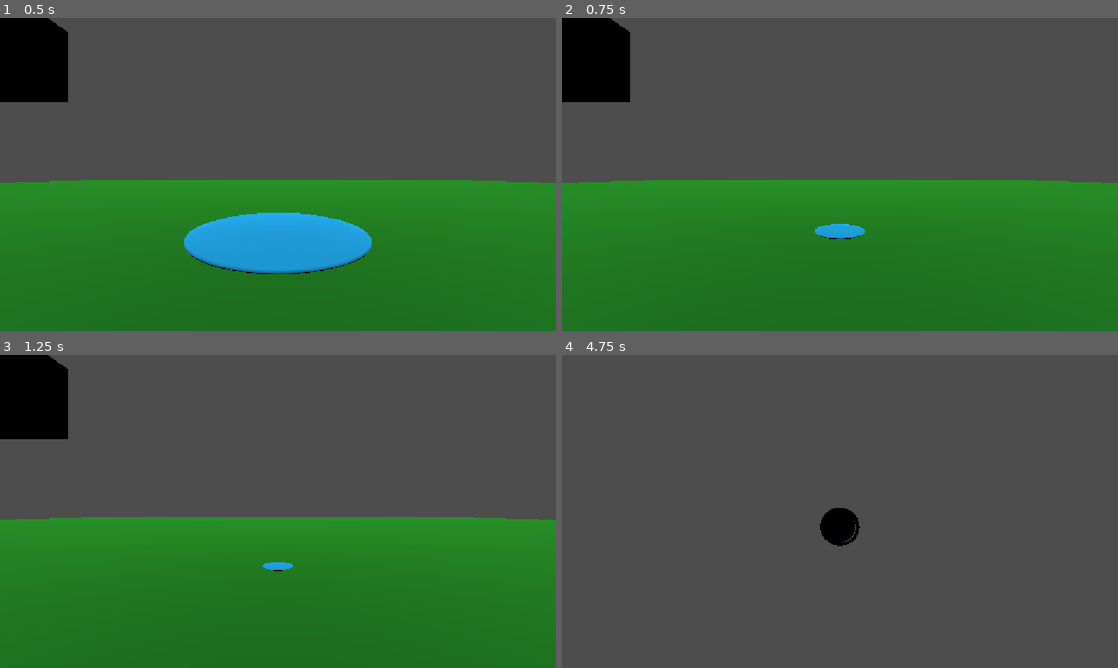
Above: before the commit, frames 1-4 (two rows, left to right).
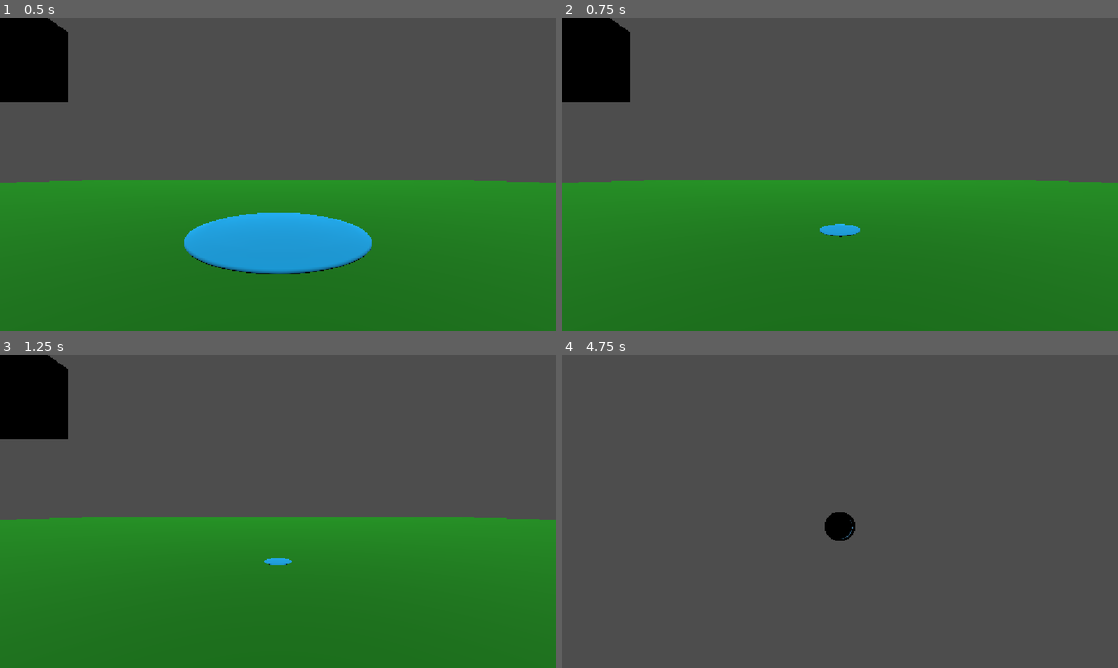
Above: after the commit, the same moments.

Repository: PastarDev/godot-disc-golf
Game: Godot game, scene res://main.tscn
The game is run twice, just before and just after one commit, with the same random seed, the same clock (stepped at 60 frames per second) and the same inputs.
Inputs:
- Up to frame 1 (0.5 s): no input
- Up to frame 2 (0.75 s): tap Enter at 0.5 s; tap Space (throw_disc) at 0.6 s
- Up to frame 3 (1.25 s): no input
- Up to frame 4 (4.75 s): tap Space (throw_disc) at 1.25, 1.55, 2.3, 3.05, 3.5, 3.8, 4.55 s; tap S (cam_down) at 1.35 s; tap Enter at 2 s; hold A (cam_left) 2.03-2.78 s; tap D (cam_right) at 2.85 s; hold W (cam_up) 3.53-4.28 s; tap E (hold_disc) at 4.35 s

Frame 1 is identical in both runs. In frame 2, 0.1% of the frame differs, in the area x 45-55%, y 65-71%; in frame 3, 0.2%; in frame 4, 0.3%, in the area x 46-54%, y 48-62%.

Commit message:
fixed to allow relative to throw power

Diff:
--- a/holdDisc.gd
+++ b/holdDisc.gd
@@ -39,7 +39,7 @@
 		gravity_scale = 1
 
 		var direction = global_position - camera.global_position
-		apply_central_impulse(direction.normalized() * 25)
+		apply_central_impulse(direction.normalized() * (throw_power / 3))
 
 		#old code:
 		#await get_tree().create_timer(0.2).timeout
